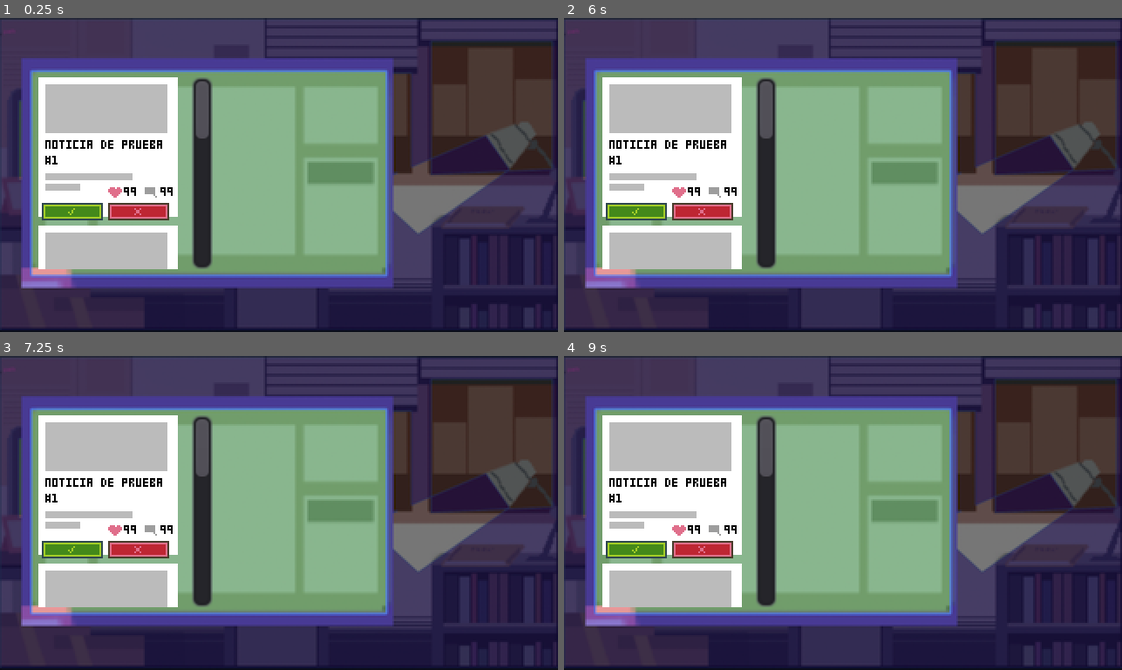
Above: before the commit, frames 1-4 (two rows, left to right).
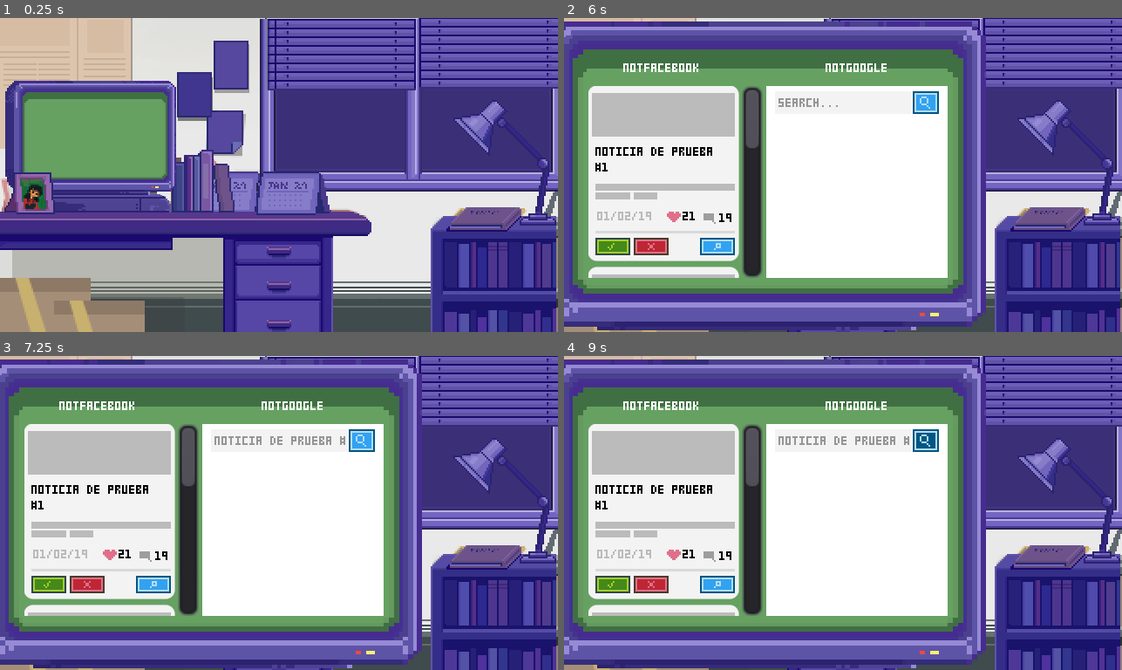
Above: after the commit, the same moments.

Repository: fede-alvarez/ggj-2021
Game: Godot game, scene res://scenes/Game.tscn
Same seed, same stepped clock (60 frames per second), same inputs: the game is played once before the commit and once after it.
Inputs (mouse positions are in pixels of both pictures, inside the frame that each line leads up to):
- Up to frame 1 (0.25 s): no input
- Up to frame 2 (6 s): click (703, 212) at 0.52 s; click (636, 212) at 1.27 s; click (636, 212) at 2.02 s; click (703, 212) at 2.77 s; click (636, 212) at 3.52 s; click (703, 212) at 4.27 s; tap Enter at 5 s; move the mouse to (965, 159) at 5.02 s; click (965, 159) at 5.17 s; tap Space at 5.75 s; move the mouse to (731, 190) at 5.77 s; click (731, 190) at 5.92 s
- Up to frame 3 (7.25 s): click (150, 585) at 6.52 s
- Up to frame 4 (9 s): click (926, 440) at 7.27 s; click (714, 585) at 8.02 s; click (926, 440) at 8.77 s

The runs differ from the first frame. In frame 1, 97% of the frame differs, in the area x 0-100%, y 0-100%; in frame 2, 90%; in frame 3, 90%; in frame 4, 90%.

Commit message:
Agregados los assets para comenzar a armar la interaccion con los objetos

Diff:
--- /dev/null
+++ b/assets/font/tiny_font.tres
@@ -0,0 +1,7 @@
+[gd_resource type="DynamicFont" load_steps=2 format=2]
+
+[ext_resource path="res://assets/font/Teeny Tiny Pixls.otf" type="DynamicFontData" id=1]
+
+[resource]
+size = 5
+font_data = ExtResource( 1 )
--- a/entities/Noticia.tscn
+++ b/entities/Noticia.tscn
@@ -1,52 +1,80 @@
-[gd_scene load_steps=7 format=2]
+[gd_scene load_steps=9 format=2]
 
-[ext_resource path="res://assets/font/Teeny Tiny Pixls.otf" type="DynamicFontData" id=1]
+[ext_resource path="res://assets/font/tiny_font.tres" type="DynamicFont" id=1]
 [ext_resource path="res://assets/ui/accept_button.png" type="Texture" id=2]
 [ext_resource path="res://assets/ui/cancel_button.png" type="Texture" id=3]
 [ext_resource path="res://assets/ui/comments-icon.png" type="Texture" id=4]
 [ext_resource path="res://assets/ui/hearth-icon.png" type="Texture" id=5]
+[ext_resource path="res://scripts/News.gd" type="Script" id=6]
+[ext_resource path="res://assets/ui/search_button.png" type="Texture" id=7]
 
-[sub_resource type="DynamicFont" id=1]
-size = 5
-font_data = ExtResource( 1 )
+[sub_resource type="StyleBoxFlat" id=1]
+bg_color = Color( 0.952941, 0.952941, 0.952941, 1 )
+corner_radius_top_left = 5
+corner_radius_top_right = 5
+corner_radius_bottom_right = 5
+corner_radius_bottom_left = 5
 
 [node name="Noticia" type="Control"]
+script = ExtResource( 6 )
 __meta__ = {
 "_edit_use_anchors_": false
 }
 
-[node name="Base" type="ColorRect" parent="."]
-margin_right = 80.0
-margin_bottom = 80.0
+[node name="Base" type="Panel" parent="."]
+margin_right = 86.0
+margin_bottom = 100.0
+custom_styles/panel = SubResource( 1 )
 __meta__ = {
 "_edit_use_anchors_": false
 }
 
-[node name="ColorRect" type="ColorRect" parent="Base"]
+[node name="TextPlaceholder" type="ColorRect" parent="Base"]
 margin_left = 3.5
-margin_top = 55.3235
+margin_top = 55.7874
 margin_right = 53.5
-margin_bottom = 80.3235
-rect_scale = Vector2( 1, 0.16 )
+margin_bottom = 80.7874
+rect_scale = Vector2( 1.6, 0.16 )
 color = Color( 0.733333, 0.733333, 0.733333, 1 )
+__meta__ = {
+"_edit_use_anchors_": false
+}
 
-[node name="ColorRect2" type="ColorRect" parent="Base"]
+[node name="TextPlaceholder4" type="ColorRect" parent="Base"]
 margin_left = 3.5
-margin_top = 61.0167
+margin_top = 82.9763
+margin_right = 53.5
+margin_bottom = 107.976
+rect_scale = Vector2( 1.6, 0.05 )
+color = Color( 0.85098, 0.85098, 0.85098, 1 )
+
+[node name="TextPlaceholder2" type="ColorRect" parent="Base"]
+margin_left = 3.5
+margin_top = 61.4806
 margin_right = 23.5
-margin_bottom = 86.0167
+margin_bottom = 86.4806
 rect_scale = Vector2( 1, 0.16 )
 color = Color( 0.733333, 0.733333, 0.733333, 1 )
 __meta__ = {
 "_edit_use_anchors_": false
 }
 
+[node name="TextPlaceholder3" type="ColorRect" parent="Base"]
+margin_left = 25.6784
+margin_top = 61.4806
+margin_right = 45.6784
+margin_bottom = 86.4806
+rect_scale = Vector2( 0.680001, 0.16 )
+color = Color( 0.733333, 0.733333, 0.733333, 1 )
+__meta__ = {
+"_edit_use_anchors_": false
+}
+
 [node name="Image" type="ColorRect" parent="Base"]
-margin_left = 4.48288
-margin_top = 3.7064
-margin_right = 54.4828
-margin_bottom = 28.7064
-rect_scale = Vector2( 1.4, 1.12 )
+margin_left = 2.0
+margin_top = 4.0
+margin_right = 84.0
+margin_bottom = 29.0
 color = Color( 0.733333, 0.733333, 0.733333, 1 )
 __meta__ = {
 "_edit_use_anchors_": false
@@ -54,10 +82,10 @@
 
 [node name="Titulo" type="Label" parent="Base"]
 margin_left = 4.0
-margin_top = 34.0
-margin_right = 74.0
-margin_bottom = 54.0
-custom_fonts/font = SubResource( 1 )
+margin_top = 32.8253
+margin_right = 83.0
+margin_bottom = 52.8253
+custom_fonts/font = ExtResource( 1 )
 custom_colors/font_color = Color( 0, 0, 0, 1 )
 text = "NOTICIA DE PRUEBA #1"
 valign = 1
@@ -66,42 +94,35 @@
 "_edit_use_anchors_": false
 }
 
-[node name="AcceptButton" type="TextureButton" parent="Base"]
-margin_left = 2.0
-margin_top = 72.0
-margin_right = 37.0
-margin_bottom = 82.0
-texture_normal = ExtResource( 2 )
-expand = true
-__meta__ = {
-"_edit_use_anchors_": false
-}
-
-[node name="RejectButton" type="TextureButton" parent="Base"]
-margin_left = 40.0
-margin_top = 72.0
-margin_right = 75.0
-margin_bottom = 82.0
-texture_normal = ExtResource( 3 )
-texture_hover = ExtResource( 3 )
-expand = true
+[node name="Fecha" type="Label" parent="Base"]
+margin_left = 4.86535
+margin_top = 71.791
+margin_right = 36.8654
+margin_bottom = 77.791
+custom_fonts/font = ExtResource( 1 )
+custom_colors/font_color = Color( 0.733333, 0.733333, 0.733333, 1 )
+text = "01/01/21"
+valign = 1
 __meta__ = {
 "_edit_use_anchors_": false
 }
 
 [node name="HearthIcon" type="TextureRect" parent="Base"]
-margin_left = 39.591
-margin_top = 61.6151
-margin_right = 47.591
-margin_bottom = 69.6151
+margin_left = 44.5752
+margin_top = 71.1031
+margin_right = 52.5752
+margin_bottom = 79.1031
 texture = ExtResource( 5 )
+__meta__ = {
+"_edit_use_anchors_": false
+}
 
 [node name="LblLikes" type="Label" parent="Base/HearthIcon"]
 margin_left = 9.0
 margin_top = 1.0
 margin_right = 19.0
 margin_bottom = 7.0
-custom_fonts/font = SubResource( 1 )
+custom_fonts/font = ExtResource( 1 )
 custom_colors/font_color = Color( 0, 0, 0, 1 )
 text = "99"
 valign = 1
@@ -111,10 +132,10 @@
 }
 
 [node name="CommentsIcon" type="TextureRect" parent="Base"]
-margin_left = 59.9498
-margin_top = 61.0128
-margin_right = 67.9498
-margin_bottom = 69.0128
+margin_left = 64.9341
+margin_top = 70.5008
+margin_right = 72.9341
+margin_bottom = 78.5008
 texture = ExtResource( 4 )
 
 [node name="LblComments" type="Label" parent="Base/CommentsIcon"]
@@ -122,7 +143,7 @@
 margin_top = 2.45938
 margin_right = 19.6035
 margin_bottom = 8.45938
-custom_fonts/font = SubResource( 1 )
+custom_fonts/font = ExtResource( 1 )
 custom_colors/font_color = Color( 0, 0, 0, 1 )
 text = "99"
 valign = 1
@@ -130,3 +151,44 @@
 __meta__ = {
 "_edit_use_anchors_": false
 }
+
+[node name="AcceptButton" type="TextureButton" parent="Base"]
+margin_left = 3.82528
+margin_top = 87.0
+margin_right = 23.8253
+margin_bottom = 97.0
+texture_normal = ExtResource( 2 )
+texture_hover = ExtResource( 2 )
+expand = true
+__meta__ = {
+"_edit_use_anchors_": false
+}
+
+[node name="RejectButton" type="TextureButton" parent="Base"]
+margin_left = 25.8253
+margin_top = 87.0
+margin_right = 45.8253
+margin_bottom = 97.0
+texture_normal = ExtResource( 3 )
+texture_hover = ExtResource( 3 )
+expand = true
+__meta__ = {
+"_edit_use_anchors_": false
+}
+
+[node name="SearchButton" type="TextureButton" parent="Base"]
+margin_left = 64.0
+margin_top = 87.0
+margin_right = 84.0
+margin_bottom = 97.0
+texture_normal = ExtResource( 7 )
+texture_hover = ExtResource( 7 )
+expand = true
+__meta__ = {
+"_edit_use_anchors_": false
+}
+
+[node name="Tween" type="Tween" parent="."]
+[connection signal="pressed" from="Base/AcceptButton" to="." method="_on_AcceptButton_pressed"]
+[connection signal="pressed" from="Base/RejectButton" to="." method="_on_RejectButton_pressed"]
+[connection signal="pressed" from="Base/SearchButton" to="." method="_on_SearchButton_pressed"]
--- a/project.godot
+++ b/project.godot
@@ -19,6 +19,10 @@
 run/main_scene="res://scenes/Game.tscn"
 config/icon="res://icon.png"
 
+[autoload]
+
+Globals="*res://scripts/Globals.gd"
+
 [display]
 
 window/size/width=320
--- a/scenes/Game.tscn
+++ b/scenes/Game.tscn
@@ -1,9 +1,26 @@
-[gd_scene load_steps=5 format=2]
+[gd_scene load_steps=20 format=2]
 
 [ext_resource path="res://scripts/Game.gd" type="Script" id=1]
 [ext_resource path="res://assets/backgrounds/room_bg.png" type="Texture" id=2]
-[ext_resource path="res://assets/pc_screen.png" type="Texture" id=3]
-[ext_resource path="res://entities/Noticia.tscn" type="PackedScene" id=4]
+[ext_resource path="res://assets/ui/monitor.png" type="Texture" id=3]
+[ext_resource path="res://assets/ui/goog_search_button.png" type="Texture" id=4]
+[ext_resource path="res://assets/font/tiny_font.tres" type="DynamicFont" id=5]
+[ext_resource path="res://assets/ui/goog_search_button_hover.png" type="Texture" id=6]
+[ext_resource path="res://assets/elements/portrait.png" type="Texture" id=7]
+[ext_resource path="res://assets/elements/persiana d.png" type="Texture" id=8]
+[ext_resource path="res://assets/elements/persiana i.png" type="Texture" id=9]
+[ext_resource path="res://assets/elements/posters.png" type="Texture" id=10]
+[ext_resource path="res://assets/elements/velador.png" type="Texture" id=11]
+[ext_resource path="res://assets/elements/books.png" type="Texture" id=12]
+[ext_resource path="res://assets/elements/calendary.png" type="Texture" id=13]
+[ext_resource path="res://assets/elements/desk.png" type="Texture" id=14]
+[ext_resource path="res://assets/elements/tv on.png" type="Texture" id=15]
+[ext_resource path="res://assets/elements/lamp.png" type="Texture" id=16]
+[ext_resource path="res://assets/elements/windows.png" type="Texture" id=17]
+[ext_resource path="res://assets/elements/archive.png" type="Texture" id=18]
+
+[sub_resource type="RectangleShape2D" id=1]
+extents = Vector2( 46.9977, 31.9723 )
 
 [node name="Game" type="Node2D"]
 script = ExtResource( 1 )
@@ -12,6 +29,62 @@
 texture = ExtResource( 2 )
 centered = false
 
+[node name="Elements" type="Position2D" parent="."]
+
+[node name="posters" type="Sprite" parent="Elements"]
+position = Vector2( 122.161, 45.7326 )
+texture = ExtResource( 10 )
+
+[node name="windows" type="Sprite" parent="Elements"]
+position = Vector2( 237.011, 49.7726 )
+texture = ExtResource( 17 )
+
+[node name="persiana d" type="Sprite" parent="Elements"]
+position = Vector2( 283.182, 19.7615 )
+texture = ExtResource( 8 )
+
+[node name="persiana i" type="Sprite" parent="Elements"]
+position = Vector2( 195.457, 20.9157 )
+texture = ExtResource( 9 )
+
+[node name="velador" type="Sprite" parent="Elements"]
+position = Vector2( 283.182, 147.309 )
+texture = ExtResource( 11 )
+
+[node name="lamp" type="Sprite" parent="Elements"]
+position = Vector2( 289.531, 83.2466 )
+texture = ExtResource( 16 )
+
+[node name="archive" type="Sprite" parent="Elements"]
+position = Vector2( 277.411, 115.566 )
+texture = ExtResource( 18 )
+
+[node name="desk" type="Sprite" parent="Elements"]
+position = Vector2( 106.578, 145.577 )
+texture = ExtResource( 14 )
+
+[node name="books" type="Sprite" parent="Elements"]
+position = Vector2( 116.39, 93.6351 )
+texture = ExtResource( 12 )
+
+[node name="calendary" type="Sprite" parent="Elements"]
+position = Vector2( 167.755, 100.561 )
+texture = ExtResource( 13 )
+
+[node name="tv on" type="Sprite" parent="Elements"]
+position = Vector2( 52.3274, 74.0124 )
+texture = ExtResource( 15 )
+
+[node name="portrait" type="Sprite" parent="Elements"]
+position = Vector2( 17.122, 100.561 )
+texture = ExtResource( 7 )
+
+[node name="PCArea" type="Area2D" parent="."]
+
+[node name="CollisionShape2D" type="CollisionShape2D" parent="PCArea"]
+position = Vector2( 53.0679, 67.7248 )
+shape = SubResource( 1 )
+
 [node name="HUD" type="CanvasLayer" parent="."]
 
 [node name="Popup" type="Popup" parent="HUD"]
@@ -21,43 +94,124 @@
 "_edit_use_anchors_": false
 }
 
-[node name="pc_screen" type="Sprite" parent="HUD/Popup"]
+[node name="Bg" type="Sprite" parent="HUD/Popup"]
+position = Vector2( 0, 2 )
 texture = ExtResource( 3 )
 centered = false
 
-[node name="ScrollContainer" type="ScrollContainer" parent="HUD/Popup"]
-margin_left = 22.0
-margin_top = 34.0
-margin_right = 122.0
-margin_bottom = 144.0
+[node name="NewsContainer" type="ScrollContainer" parent="HUD/Popup"]
+margin_left = 13.7959
+margin_top = 38.6881
+margin_right = 113.796
+margin_bottom = 148.688
 scroll_horizontal_enabled = false
 __meta__ = {
 "_edit_use_anchors_": false
 }
 
-[node name="VBoxContainer" type="VBoxContainer" parent="HUD/Popup/ScrollContainer"]
-margin_bottom = 425.0
-custom_constants/separation = 85
+[node name="VBoxContainer" type="VBoxContainer" parent="HUD/Popup/NewsContainer"]
+custom_constants/separation = 104
 alignment = 1
 
-[node name="Noticia" parent="HUD/Popup/ScrollContainer/VBoxContainer" instance=ExtResource( 4 )]
-
-[node name="Noticia2" parent="HUD/Popup/ScrollContainer/VBoxContainer" instance=ExtResource( 4 )]
-margin_top = 85.0
-margin_bottom = 85.0
-
-[node name="Noticia3" parent="HUD/Popup/ScrollContainer/VBoxContainer" instance=ExtResource( 4 )]
-margin_top = 170.0
-margin_bottom = 170.0
-
-[node name="Noticia4" parent="HUD/Popup/ScrollContainer/VBoxContainer" instance=ExtResource( 4 )]
-margin_top = 255.0
-margin_bottom = 255.0
-
-[node name="Noticia5" parent="HUD/Popup/ScrollContainer/VBoxContainer" instance=ExtResource( 4 )]
-margin_top = 340.0
-margin_bottom = 340.0
-
-[node name="Noticia6" parent="HUD/Popup/ScrollContainer/VBoxContainer" instance=ExtResource( 4 )]
-margin_top = 425.0
-margin_bottom = 425.0
+[node name="Logo" type="Label" parent="HUD/Popup"]
+margin_left = 34.0
+margin_top = 26.0
+margin_right = 78.0
+margin_bottom = 32.0
+custom_fonts/font = ExtResource( 5 )
+text = "NOTFACEBOOK"
+
+[node name="GoogleSearch" type="ColorRect" parent="HUD/Popup"]
+margin_left = 116.0
+margin_top = 39.0
+margin_right = 220.0
+margin_bottom = 149.0
+__meta__ = {
+"_edit_use_anchors_": false
+}
+
+[node name="NotGoogle" type="Label" parent="HUD/Popup/GoogleSearch"]
+anchor_right = 1.0
+margin_top = -12.9777
+margin_bottom = -6.97769
+custom_fonts/font = ExtResource( 5 )
+custom_colors/font_color = Color( 1, 1, 1, 1 )
+text = "NOTGOOGLE"
+align = 1
+__meta__ = {
+"_edit_use_anchors_": false
+}
+
+[node name="Control" type="Control" parent="HUD/Popup/GoogleSearch"]
+visible = false
+margin_left = 5.0
+margin_top = 28.3398
+margin_right = 45.0
+margin_bottom = 68.3398
+__meta__ = {
+"_edit_use_anchors_": false
+}
+
+[node name="News_Title" type="Label" parent="HUD/Popup/GoogleSearch/Control"]
+anchor_right = 1.0
+margin_bottom = 6.0
+custom_fonts/font = ExtResource( 5 )
+custom_colors/font_color = Color( 0.2, 0.227451, 0.894118, 1 )
+text = "NOTICIA #1"
+__meta__ = {
+"_edit_use_anchors_": false
+}
+
+[node name="TextHolder" type="ColorRect" parent="HUD/Popup/GoogleSearch/Control"]
+margin_top = 7.36621
+margin_right = 92.0
+margin_bottom = 12.3662
+color = Color( 0.901961, 0.890196, 0.890196, 1 )
+
+[node name="TextHolder2" type="ColorRect" parent="HUD/Popup/GoogleSearch/Control"]
+margin_top = 14.2771
+margin_right = 92.0
+margin_bottom = 19.2771
+color = Color( 0.901961, 0.890196, 0.890196, 1 )
+
+[node name="TextHolder3" type="ColorRect" parent="HUD/Popup/GoogleSearch/Control"]
+margin_top = 21.5718
+margin_right = 30.0
+margin_bottom = 26.5718
+color = Color( 0.901961, 0.890196, 0.890196, 1 )
+
+[node name="TextInput" type="ColorRect" parent="HUD/Popup"]
+modulate = Color( 0.952941, 0.952941, 0.952941, 1 )
+margin_left = 121.374
+margin_top = 42.0
+margin_right = 161.374
+margin_bottom = 82.0
+rect_scale = Vector2( 1.96, 0.320001 )
+__meta__ = {
+"_edit_use_anchors_": false
+}
+
+[node name="SearcherButton" type="TextureButton" parent="HUD/Popup"]
+margin_left = 200.0
+margin_top = 42.0
+margin_right = 215.0
+margin_bottom = 55.0
+texture_normal = ExtResource( 4 )
+texture_hover = ExtResource( 6 )
+__meta__ = {
+"_edit_use_anchors_": false
+}
+
+[node name="TxtSearch" type="Label" parent="HUD/Popup"]
+margin_left = 123.0
+margin_top = 46.3911
+margin_right = 198.0
+margin_bottom = 52.3911
+custom_fonts/font = ExtResource( 5 )
+custom_colors/font_color = Color( 0.588235, 0.588235, 0.588235, 1 )
+text = "SEARCH..."
+clip_text = true
+__meta__ = {
+"_edit_use_anchors_": false
+}
+[connection signal="input_event" from="PCArea" to="." method="_on_Area2D_input_event"]
--- a/scripts/Game.gd
+++ b/scripts/Game.gd
@@ -1,5 +1,29 @@
 extends Node2D
 
+onready var news_container = $HUD/Popup/NewsContainer/VBoxContainer
+onready var search_text = $HUD/Popup/TxtSearch
+
 func _ready():
-	$HUD/Popup.show()
+	#$HUD/Popup.show()
+	for news in Globals.NEWS:
+		var news_entity = preload("res://entities/Noticia.tscn").instance()
+		if news_entity:
+			news_container.add_child(news_entity)
+			news_entity.set_data(news.id, news.title, news.date, "")
+			news_entity.connect("search_news", self, "on_news_searched")
 	pass
+
+func on_news_searched( id ):
+	print("Search for news: " + String(id))
+	search_text.text = (Globals.NEWS[id-1].title).to_upper()
+	pass
+
+# Item Events
+func _on_Area2D_input_event(viewport, event, shape_idx):
+	if event is InputEventMouseButton and event.button_index == BUTTON_LEFT and event.pressed:
+		$HUD/Popup.show()
+
+func _on_OutsideScreenArea_input_event(viewport, event, shape_idx):
+	if $HUD/Popup.is_visible_in_tree():
+		if event is InputEventMouseButton and event.button_index == BUTTON_LEFT and event.pressed:
+			$HUD/Popup.hide()
--- /dev/null
+++ b/scripts/Globals.gd
@@ -0,0 +1,39 @@
+extends Node
+
+const NEWS = [
+	{
+		"id" : 1,
+		"title" : "Noticia de prueba #1",
+		"date"  : "01/02/19",
+		"image" : "test.png",
+		"is_fake" : false
+	},
+	{
+		"id" : 2,
+		"title" : "Noticia de prueba #2",
+		"date"  : "09/12/20",
+		"image" : "test1.png",
+		"is_fake" : true
+	},
+	{
+		"id" : 3,
+		"title" : "Noticia de prueba #3",
+		"date"  : "14/02/21",
+		"image" : "test2.png",
+		"is_fake" : false
+	},
+	{
+		"id" : 4,
+		"title" : "Noticia de prueba #4",
+		"date"  : "01/01/21",
+		"image" : "test2.png",
+		"is_fake" : false
+	},
+	{
+		"id" : 5,
+		"title" : "Noticia de prueba #5",
+		"date"  : "05/08/20",
+		"image" : "test2.png",
+		"is_fake" : false
+	},
+]
--- /dev/null
+++ b/scripts/News.gd
@@ -0,0 +1,29 @@
+extends Control
+
+onready var tween = $Tween
+onready var likes = $Base/HearthIcon/LblLikes
+onready var comments = $Base/CommentsIcon/LblComments
+
+var rand = RandomNumberGenerator.new()
+var id = -1
+signal search_news
+
+func set_data(news_id, title, date, image):
+	id = news_id
+	$Base/Titulo.text = title.to_upper()
+	$Base/Fecha.text = date
+
+	rand.randomize()
+	likes.text = String(rand.randi_range(0,50))
+	comments.text = String(rand.randi_range(0,30))
+
+func _on_AcceptButton_pressed():
+	tween.interpolate_property($Base, "modulate", Color(1,1,1,1), Color(1,1,1,0), 1.2)
+	tween.start()
+
+func _on_RejectButton_pressed():
+	tween.interpolate_property($Base, "modulate", Color(1,1,1,1), Color(1,1,1,0), 1.2)
+	tween.start()
+
+func _on_SearchButton_pressed():
+	emit_signal("search_news", id)
Binary file added: assets/elements/archive.png
Not shown, added: assets/elements/archive.png.import
Binary file added: assets/elements/books.png
Not shown, added: assets/elements/books.png.import
Binary file added: assets/elements/calendary.png
Not shown, added: assets/elements/calendary.png.import
Binary file added: assets/elements/desk.png
Not shown, added: assets/elements/desk.png.import
Binary file added: assets/elements/lamp.png
Not shown, added: assets/elements/lamp.png.import
Binary file added: assets/elements/monitor.png
Not shown, added: assets/elements/monitor.png.import
(and 26 more such lines)
